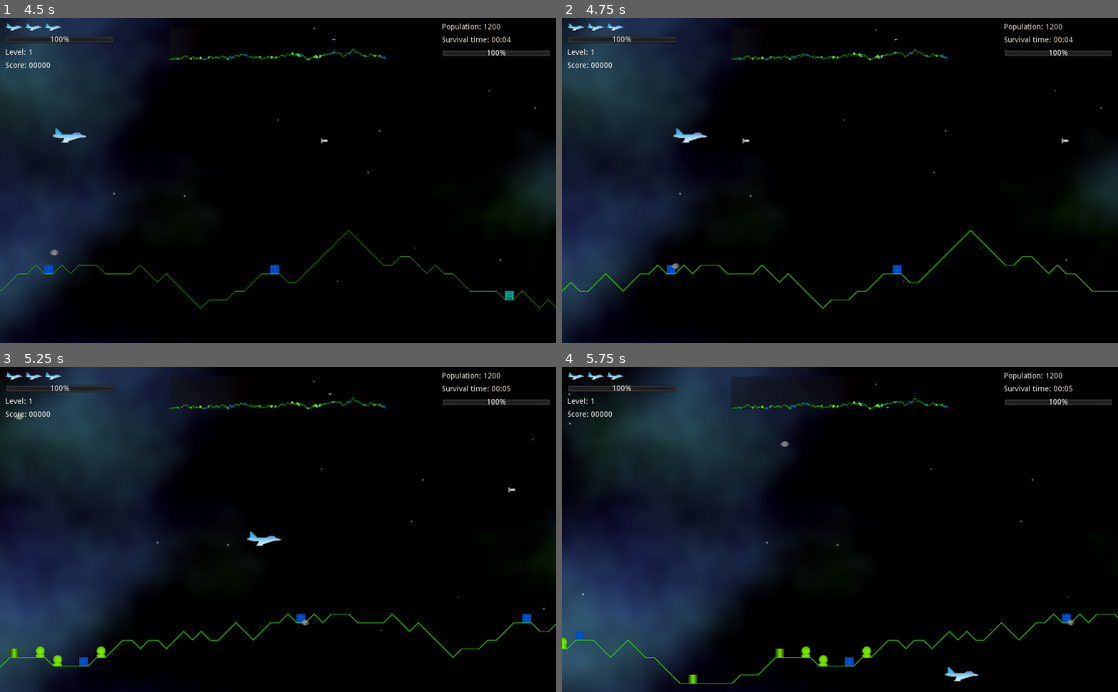
Above: before the commit, frames 1-4 (two rows, left to right).
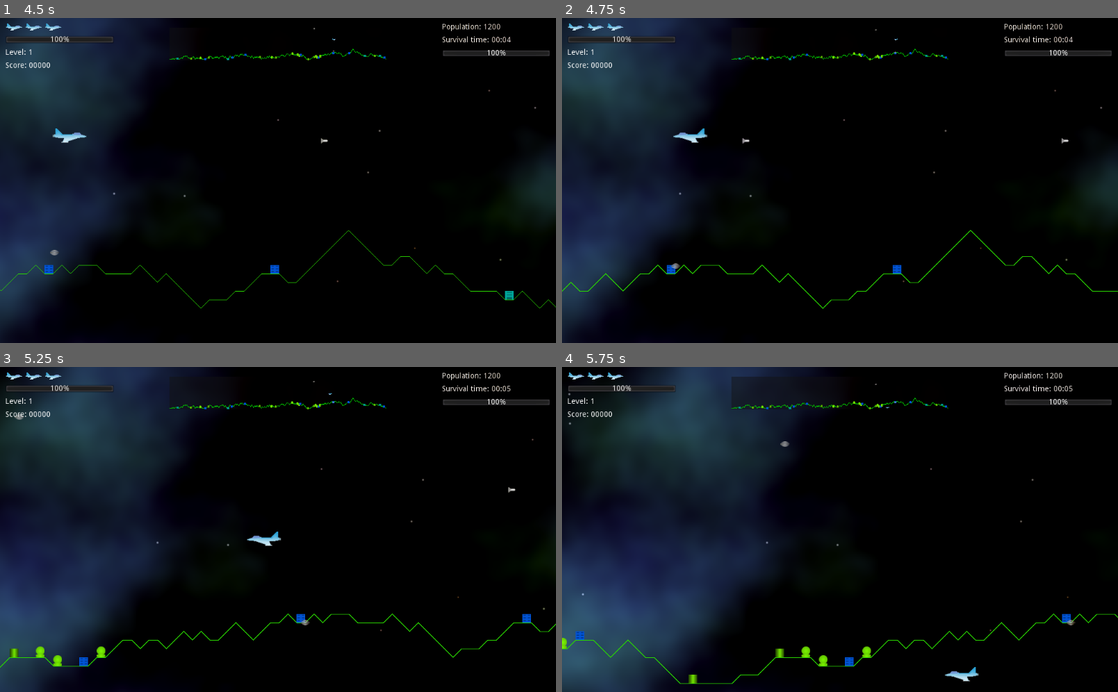
Above: after the commit, the same moments.

Repository: andrew-wilkes/godotia
Game: Godot game, scene res://scenes/Main.tscn
The game is run twice, just before and just after one commit, with the same random seed, the same clock (stepped at 60 frames per second) and the same inputs.
Inputs:
- Up to frame 1 (4.5 s): tap Enter (ui_accept) at 0.5, 0.77, 1.52, 3.02, 3.77 s; hold Right (ui_right) 0.53-1.28 s; hold Down (ui_down) 1.28-2.03 s; hold Right (ui_right) 2.03-2.78 s; hold Up (ui_up) 2.78-3.53 s; hold Left (ui_left) from 3.53 s (still down)
- Up to frame 2 (4.75 s): keep holding Left (ui_left); tap Enter (ui_accept) at 4.52 s
- Up to frame 3 (5.25 s): release Left (ui_left) at 5.03 s; hold Down (ui_down) from 5.03 s (still down)
- Up to frame 4 (5.75 s): keep holding Down (ui_down)

Frame 1 is identical in both runs. In frame 2, 0.1% of the frame differs, in the area x 20-27%, y 33-39%; in frame 3, 0.1%; in frame 4, less than 0.1%.

Commit message:
Move player-related functions from main to player.gd

Diff:
--- a/scenes/Main.gd
+++ b/scenes/Main.gd
@@ -6,8 +6,6 @@
 const TEST_STRUCT = false
 const TEST_ENEMY = false
 const TEST_TARGET_INDEX = 18
-
-enum { LEFT, RIGHT }
 
 var background : ParallaxBackground
 var sky: GSky
@@ -59,7 +57,7 @@
 	player = player_scene.instance()
 	add_child(player)
 	globals.player = player
-	player.direction = RIGHT
+	player.direction = player.RIGHT
 	player.position = Vector2(player.MARGIN, size.y / 2)
 	ig(player.connect("got_hit", stats, "reduce_health"))
 	ig(player.connect("crashed", stats, "lose_life"))
@@ -137,8 +135,8 @@
 func _process(delta):
 	process_inputs(delta)
 	move_background(speed * delta)
-	turn_player()
-	move_player_sideways(delta)
+	player.turn()
+	player.move_sideways(delta)
 	map.position_player(player, scroll_position, terrain)
 	map.update_all_entities(scroll_position)
 	stats.update()
@@ -170,28 +168,6 @@
 	sky.set_offset(sky_pos)
 
 
-func move_player_sideways(delta):
-	if player.direction == LEFT and player.distance_to_right() > 0:
-		change_position(delta)
-	if player.direction == RIGHT and player.distance_to_left() > 0:
-		change_position(-delta)
-
-
-func change_position(delta):
-	scroll_position += player.move(delta)
-
-
-func turn_player():
-	if player.direction == RIGHT and speed > 0:
-		player.direction = LEFT
-		anim.play("PlayerTurn")
-		map.turn_player()
-	if player.direction == LEFT and speed < 0:
-		player.direction = RIGHT
-		anim.play_backwards("PlayerTurn")
-		map.turn_player()
-
-
 func ig(_v):
 	# Ignore return value
 	pass
--- a/scenes/Main.tscn
+++ b/scenes/Main.tscn
@@ -14,9 +14,6 @@
 shader_param/octaves = 5
 shader_param/viewport_size = Vector2( 800, 600 )
 shader_param/x_offset = 0.0
-
-[sub_resource type="Animation" id=2]
-length = 0.2
 
 [node name="Main" type="Node2D"]
 script = ExtResource( 1 )
@@ -36,9 +33,6 @@
 
 [node name="Terrain" parent="ParallaxBackground/ParallaxLayer" instance=ExtResource( 2 )]
 
-[node name="AnimationPlayer" type="AnimationPlayer" parent="."]
-anims/PlayerTurn = SubResource( 2 )
-
 [node name="Map" parent="." instance=ExtResource( 7 )]
 anchor_top = 0.0
 anchor_bottom = 0.0
@@ -57,4 +51,6 @@
 
 [node name="start_game" type="Node" parent="States"]
 script = ExtResource( 9 )
+
+[node name="AnimationPlayer" type="AnimationPlayer" parent="."]
 [connection signal="timeout" from="Spawner" to="." method="_on_Spawner_timeout"]
--- a/scenes/Player.gd
+++ b/scenes/Player.gd
@@ -7,6 +7,8 @@
 
 const SPEED = Vector2(500, 500)
 const MARGIN = 128
+
+enum { LEFT, RIGHT }
 
 var direction : int
 var sid = 0
@@ -63,3 +65,25 @@
 func _on_AnimationPlayer_animation_finished(_anim_name):
 	if alive:
 		respawn()
+
+
+func turn():
+	if direction == RIGHT and globals.game.speed > 0:
+		direction = LEFT
+		$AnimationPlayer.play("PlayerTurn")
+		globals.game.map.turn_player()
+	if direction == LEFT and globals.game.speed < 0:
+		direction = RIGHT
+		$AnimationPlayer.play_backwards("PlayerTurn")
+		globals.game.map.turn_player()
+
+
+func move_sideways(delta):
+	if direction == LEFT and distance_to_right() > 0:
+		change_position(delta)
+	if direction == RIGHT and distance_to_left() > 0:
+		change_position(-delta)
+
+
+func change_position(delta):
+	globals.game.scroll_position += move(delta)
--- a/scenes/Player.tscn
+++ b/scenes/Player.tscn
@@ -42,6 +42,23 @@
 "values": [ 0, 8 ]
 }
 
+[sub_resource type="Animation" id=4]
+resource_name = "PlayerTurn"
+length = 0.2
+step = 0.01
+tracks/0/type = "value"
+tracks/0/path = NodePath("Sprite:scale")
+tracks/0/interp = 1
+tracks/0/loop_wrap = true
+tracks/0/imported = false
+tracks/0/enabled = true
+tracks/0/keys = {
+"times": PoolRealArray( 0, 0.2 ),
+"transitions": PoolRealArray( 1, 1 ),
+"update": 0,
+"values": [ Vector2( 1, 1 ), Vector2( -1, 1 ) ]
+}
+
 [node name="Player" type="Area2D"]
 collision_layer = 4
 collision_mask = 51
@@ -56,6 +73,7 @@
 
 [node name="AnimationPlayer" type="AnimationPlayer" parent="."]
 anims/Explosion = SubResource( 3 )
+anims/PlayerTurn = SubResource( 4 )
 
 [node name="States" parent="." instance=ExtResource( 4 )]
 
Not shown: 1 places in scenes/Main.tscn that only renumber resources
Not shown: 1 places in scenes/Player.tscn that only renumber resources
